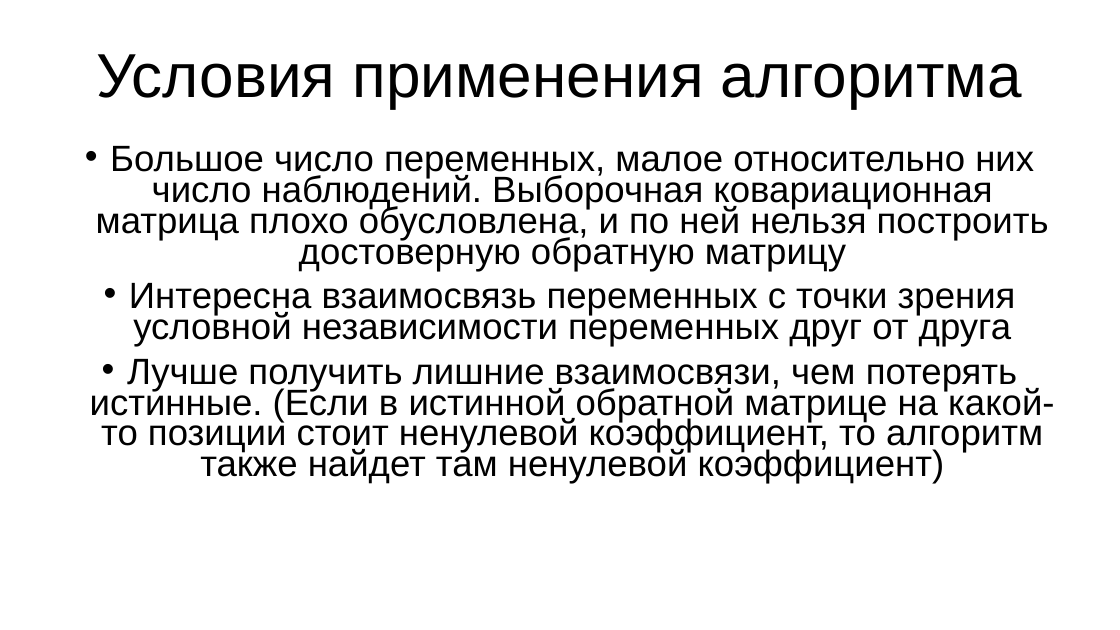
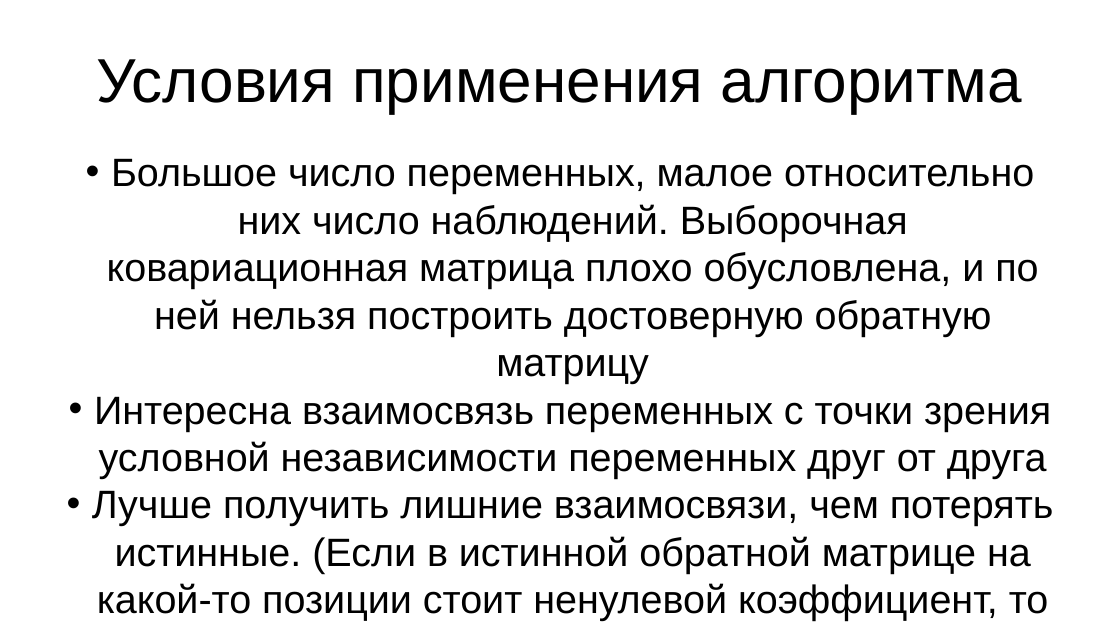
Before and after one commit to Apollon76/dempster_algorithm, a slide deck: slide 5 of Презентация.pptx. Drawn at 1120x630 pixels with LibreOffice and Linux fonts; fonts in the diff are those of the drawing. Boxes give left, top, right and bottom in pixels: in the first picture for what was removed or moved away, otherwise in the second. Text is boxed around its words. In the diff, an @@ line names an element or a change of style, - is before the commit and + after.

Commit message:
Fix presentation

```diff
--- a/Презентация.pptx
+++ b/Презентация.pptx
@@ text "Условия применения алгоритма" at (x1=96, y1=59, x2=1022, y2=113): line spacing 0.9 to 1 @@
@@ text "Большое число переменных, малое относительно ..." at (x1=92, y1=158, x2=1054, y2=621): size 25.9 to 28 pt; line spacing 0.7 to 1; less space between paragraphs @@
```
Also in this commit, not shown: 3 other slides changed, 1 slide added, 3 slides removed.
